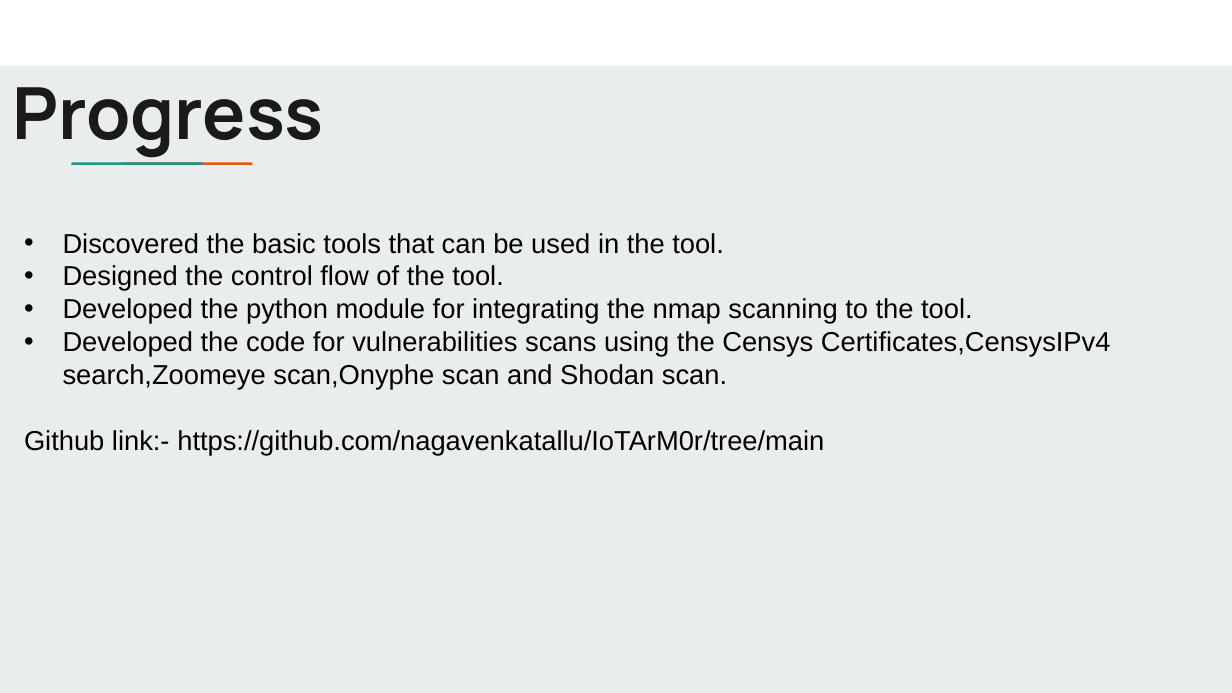
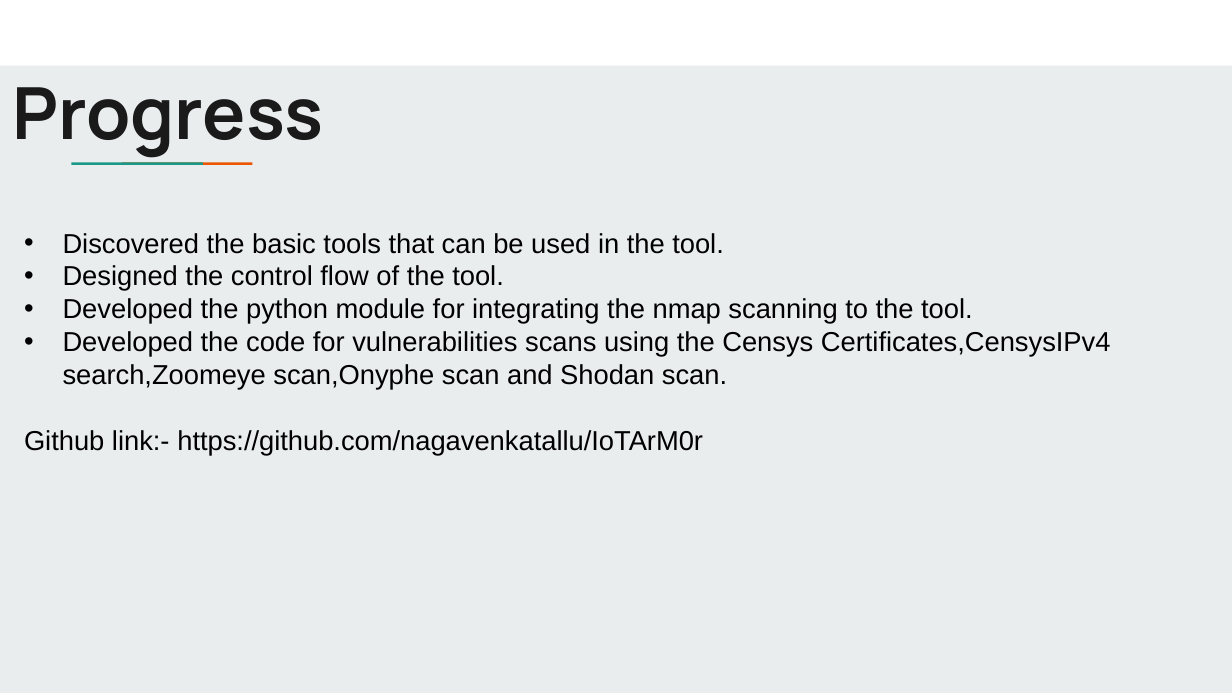
Before and after one commit to nagavenkatallu/IoTArM0r, a slide deck: slide 7 of IoTArM0r.pptx. Drawn at 1232x693 pixels with LibreOffice and Linux fonts; fonts in the diff are those of the drawing. Boxes give left, top, right and bottom in pixels: in the first picture for what was removed or moved away, otherwise in the second. Text is boxed around its words. In the diff, an @@ line names an element or a change of style, - is before the commit and + after.

```diff
--- a/IoTArM0r.pptx
+++ b/IoTArM0r.pptx
@@ text at bbox=[24, 430, 703, 455]: text changed @@
-  Github link:- https://github.com/nagavenkatallu/IoTArM0r/tree/main
+  Github link:- https://github.com/nagavenkatallu/IoTArM0r
```
Also in this commit, not shown: 6 other slides changed.
